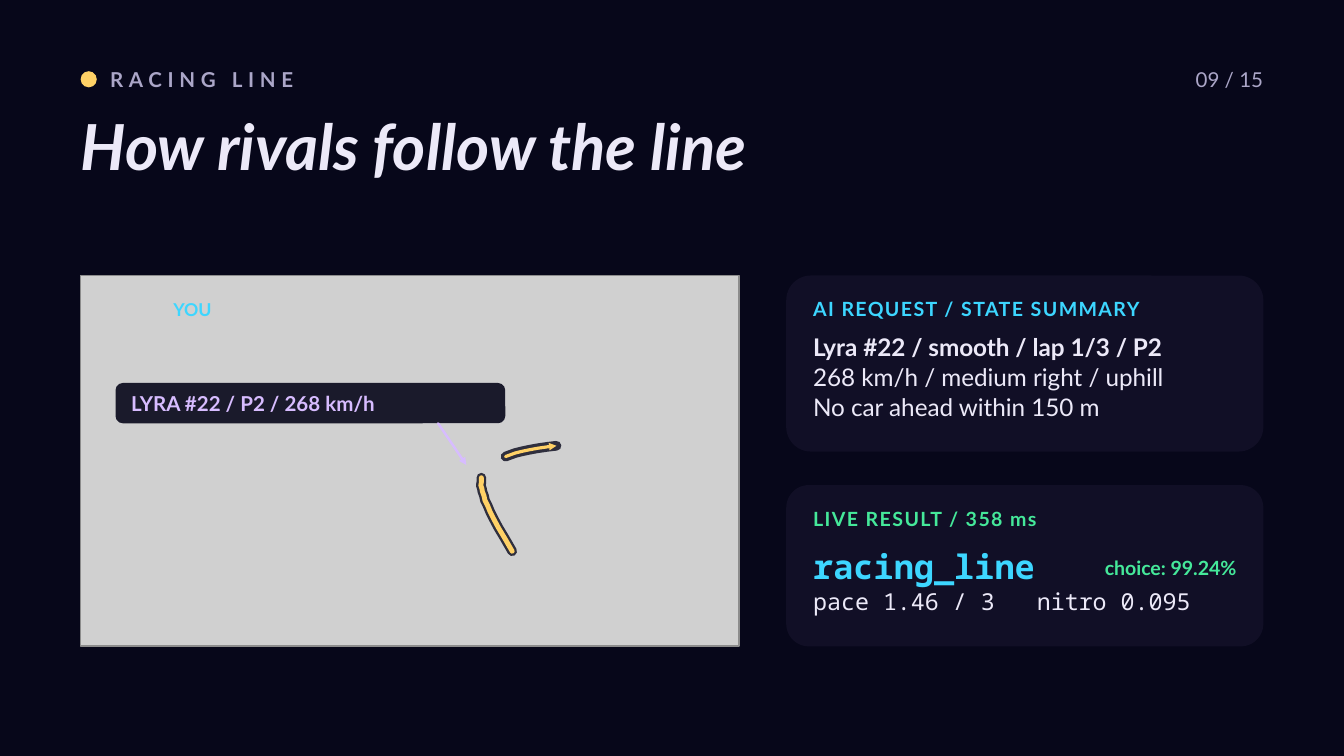
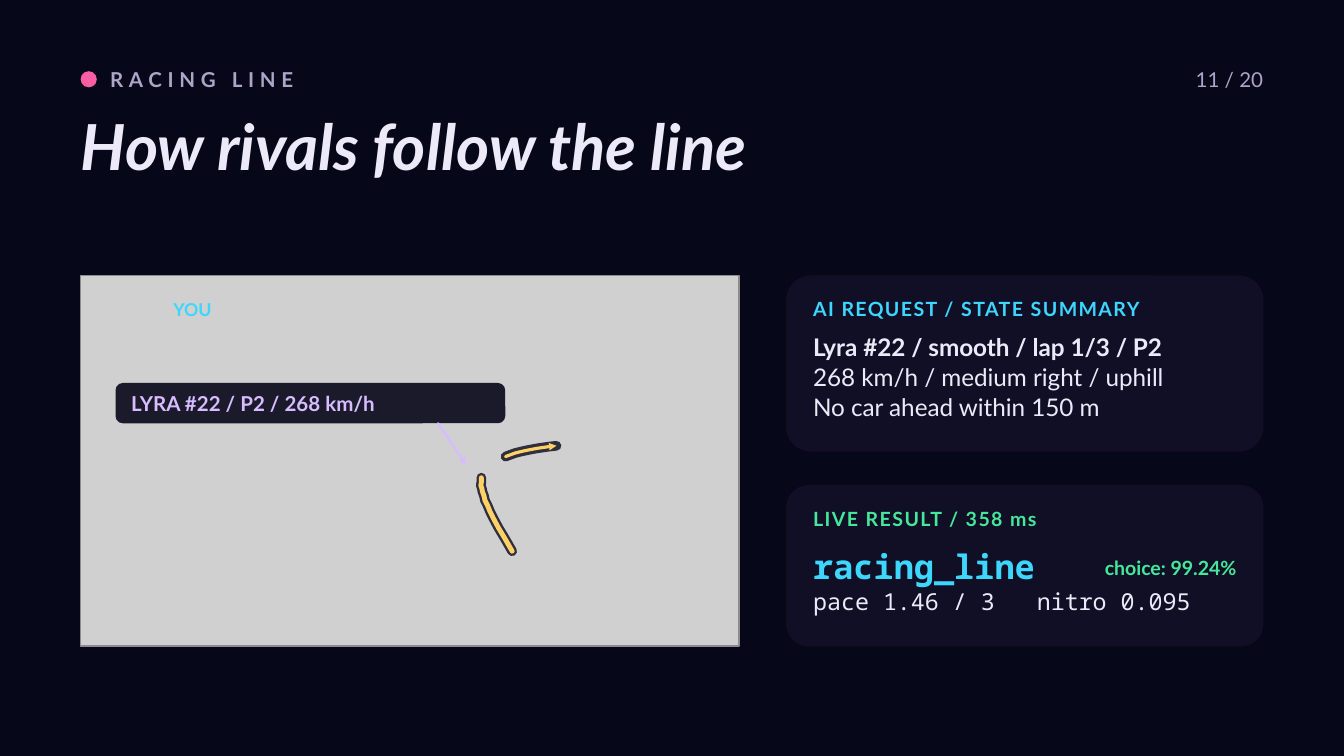
Before and after one commit to roryp/racing, a slide deck: slide 11 of docs/luna-gp-deck.pptx (slide 10 before the commit). Drawn at 1344x756 pixels with LibreOffice and Linux fonts; fonts in the diff are those of the drawing; grey boxes stand for pictures. Boxes give left, top, right and bottom in pixels: in the first picture for what was removed or moved away, otherwise in the second. Text is boxed around its words. In the diff, an @@ line names an element or a change of style, - is before the commit and + after.

```diff
--- a/docs/luna-gp-deck.pptx
+++ b/docs/luna-gp-deck.pptx
@@ ellipse at [81,71,97,87]: fill #FFD166 to #FF5FA2 @@
@@ text at [1196,72,1263,87]: text changed @@
-09 / 15
+11 / 20
```
Also in this commit, not shown: 12 other slides changed, 3 slides added.
